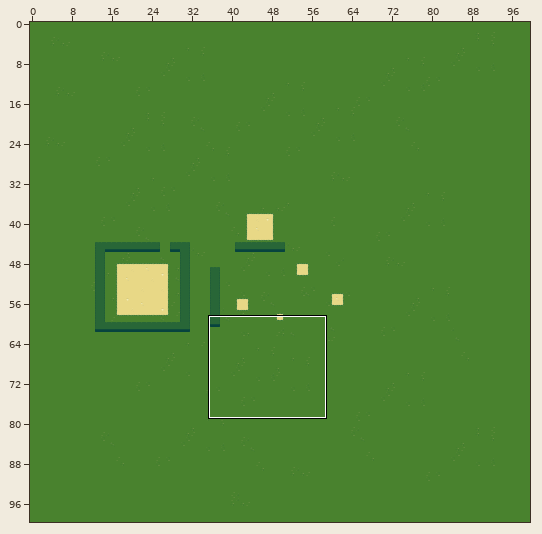
One commit to this Tiled map: Beneath The Surface/assets/data/leveltest.tmx. The picture above shows the old version from afar; the outline marks the close-up.
Close-up. The starting point:
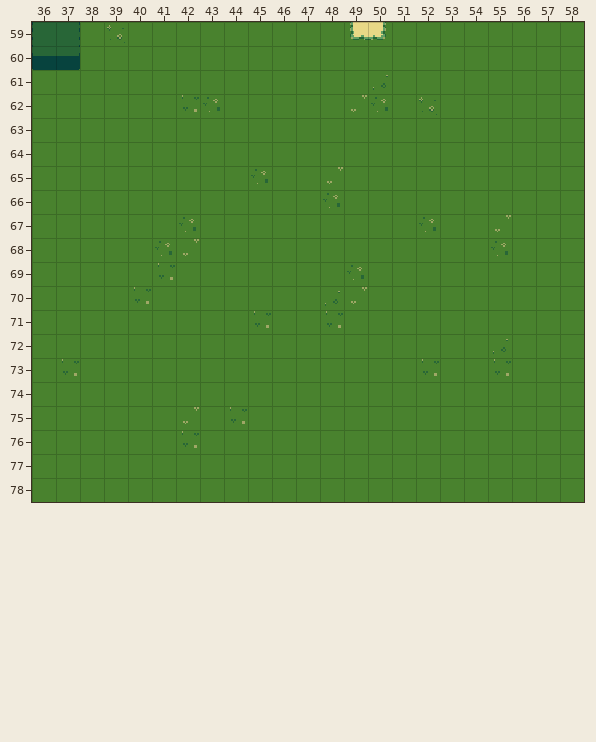
Cells are 16x16 px. Shown: x 36..58, y 59..78.
Once edited:
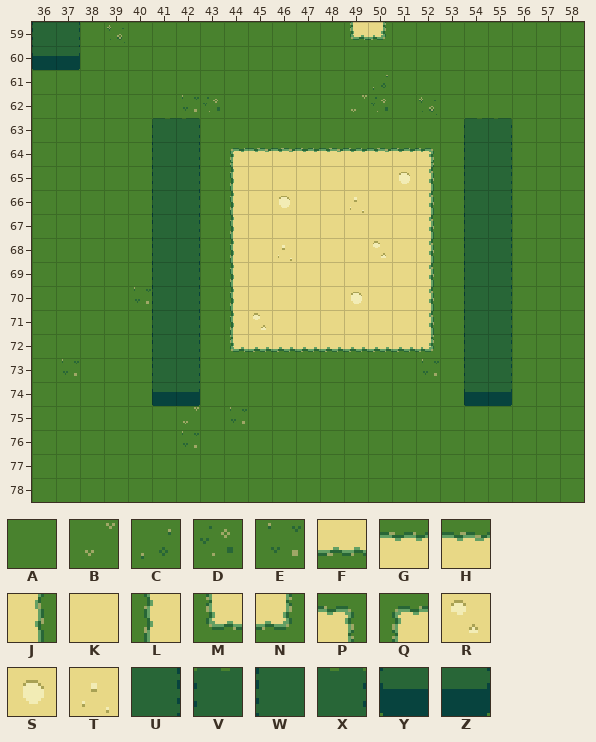
Key: from "tileset": A 0, B 1, C 2, D 3, E 5, F 6, G 8, H 9, J 10, K 12, L 15, M 16, N 17, P 18, Q 19, R 24, S 25, T 26, U 27, V 28, W 30, X 33, Y 34, Z 35.
_ is an empty cell.
From old to new:
Layer "Background":
The author changed tile A to tile F in row 72 at x 45 to 51.
The author changed tile A to tile G in row 64 at x 47, 49 and 51.
The author changed tile A to tile H in row 64 at x 45 to 46, 48 and 50.
The author changed tile A to tile J in rows 65 to 66 at x 52; in rows 68 to 71 at x 52.
The author changed tile D to tile J in row 67 at x 52.
The author changed tile A to tile K in row 65 at x 46 to 47 and 49 to 50; in row 66 at x 45, 47 and 50 to 51; in row 67 at x 45 to 51; in row 68 at x 45, 47 to 49 and 51; in row 69 at x 45 to 48 and 50 to 51; in row 70 at x 45 to 47 and 50 to 51.
The author changed tile A to tile K in row 71 at x 46 to 47 and 49 to 51.
The author changed tile B to tile K in row 65 at x 48.
The author changed tile C to tile K in row 70 at x 48.
The author changed tile D to tile K in row 65 at x 45; in row 66 at x 48; in row 69 at x 49.
The author changed tile E to tile K in row 71 at x 48.
The author changed tile A to tile L in rows 65 to 71 at x 44.
The author changed tile A to tile M in row 72 at x 44.
The author changed tile A to tile N in row 72 at x 52.
The author changed tile A to tile P in row 64 at x 52.
The author changed tile A to tile Q in row 64 at x 44.
The author changed tile A to tile R in row 68 at x 50.
The author changed tile E to tile R in row 71 at x 45.
The author changed tile A to tile S in row 65 at x 51; in row 66 at x 46.
The author changed tile B to tile S in row 70 at x 49.
The author changed tile A to tile T in row 66 at x 49; in row 68 at x 46.
Layer "Foreground":
Tile U now appears in rows 64 to 73 at x 42 and 55.
Tile V now appears in row 63 at x 41 and 54.
Tile W now appears in rows 64 to 73 at x 41 and 54.
Tile X now appears in row 63 at x 42 and 55.
Tile Y now appears in row 74 at x 41 and 54.
Tile Z now appears in row 74 at x 42 and 55.
